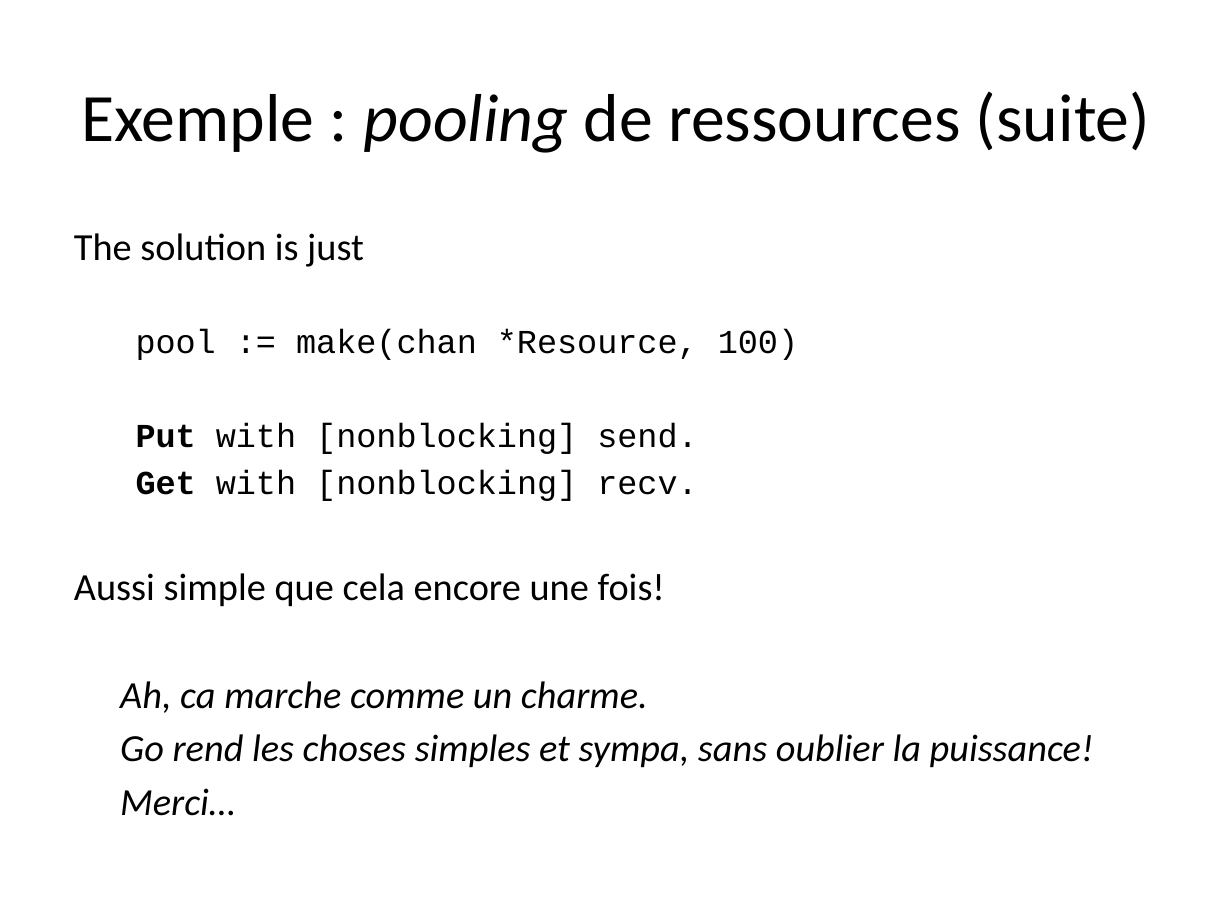
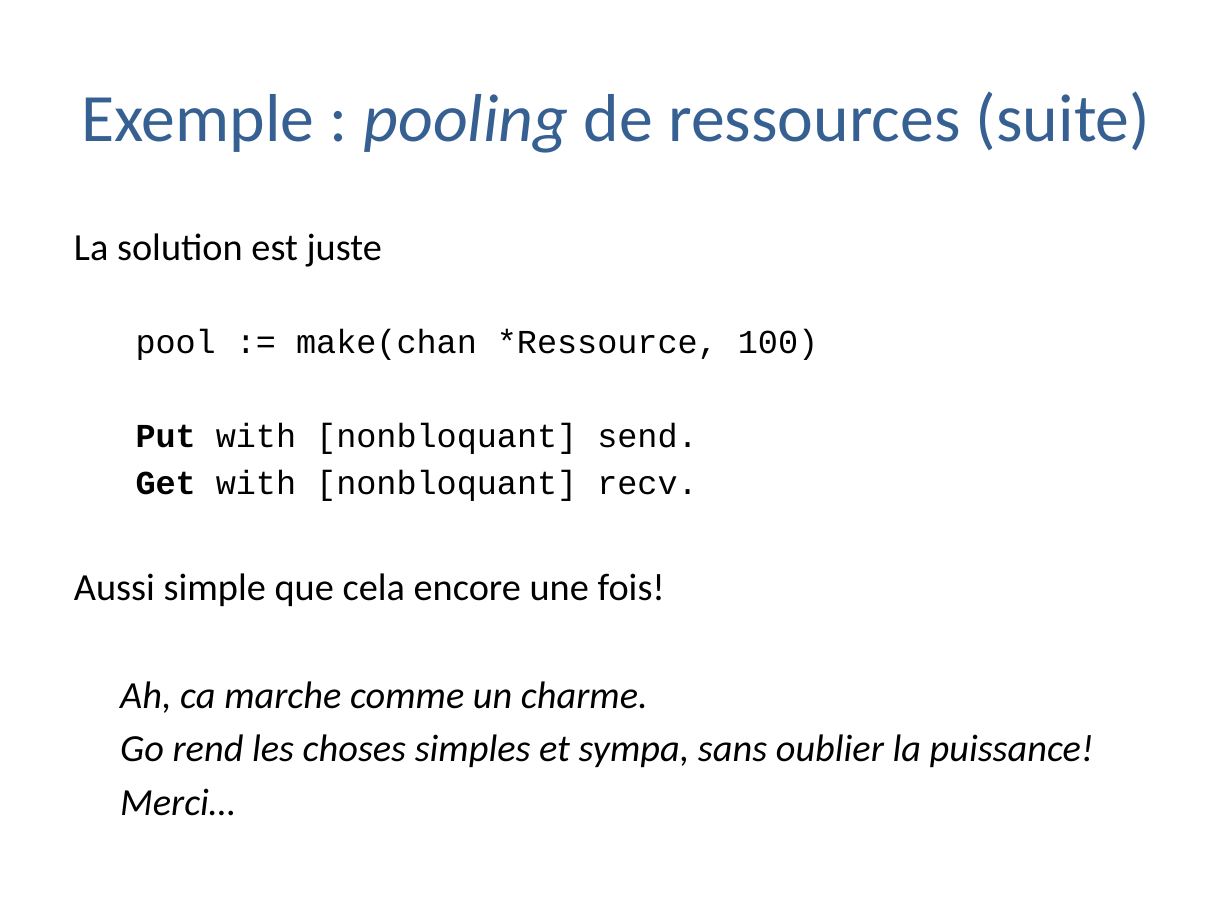
Before and after one commit to trash-anger/golang-france, a slide deck: slide 14 of Go-documentation/cours-general/Concurrence en go.pptx. Drawn at 1232x924 pixels with LibreOffice and Linux fonts; fonts in the diff are those of the drawing; background and template pictures are left out. Boxes give left, top, right and bottom in pixels: in the first picture for what was removed or moved away, otherwise in the second. Text is boxed around its words. In the diff, an @@ line names an element or a change of style, - is before the commit and + after.

```diff
--- a/Go-documentation/cours-general/Concurrence en go.pptx
+++ b/Go-documentation/cours-general/Concurrence en go.pptx
@@ title "Exemple : pooling de ressources ..." at bbox=[81, 91, 1150, 153]: text colour #000000 to #376092 @@
@@ text at bbox=[74, 233, 818, 501]: text changed @@
-The solution is just
-  pool := make(chan *Resource, 100)
-  Put with [nonblocking] send.
-  Get with [nonblocking] recv.
+La solution est juste
+  pool := make(chan *Ressource, 100)
+  Put with [nonbloquant] send.
+  Get with [nonbloquant] recv.
```
Also in this commit, not shown: 25 other slides changed, 2 other files.
